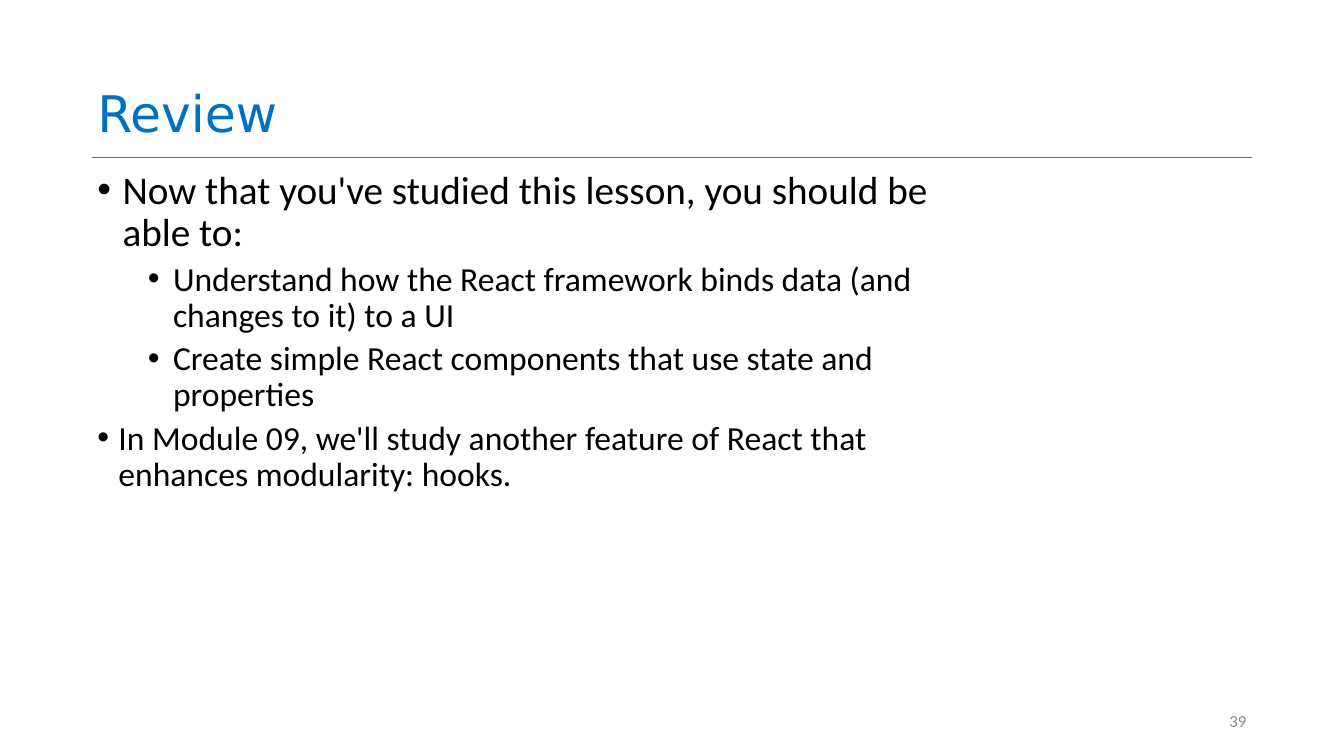
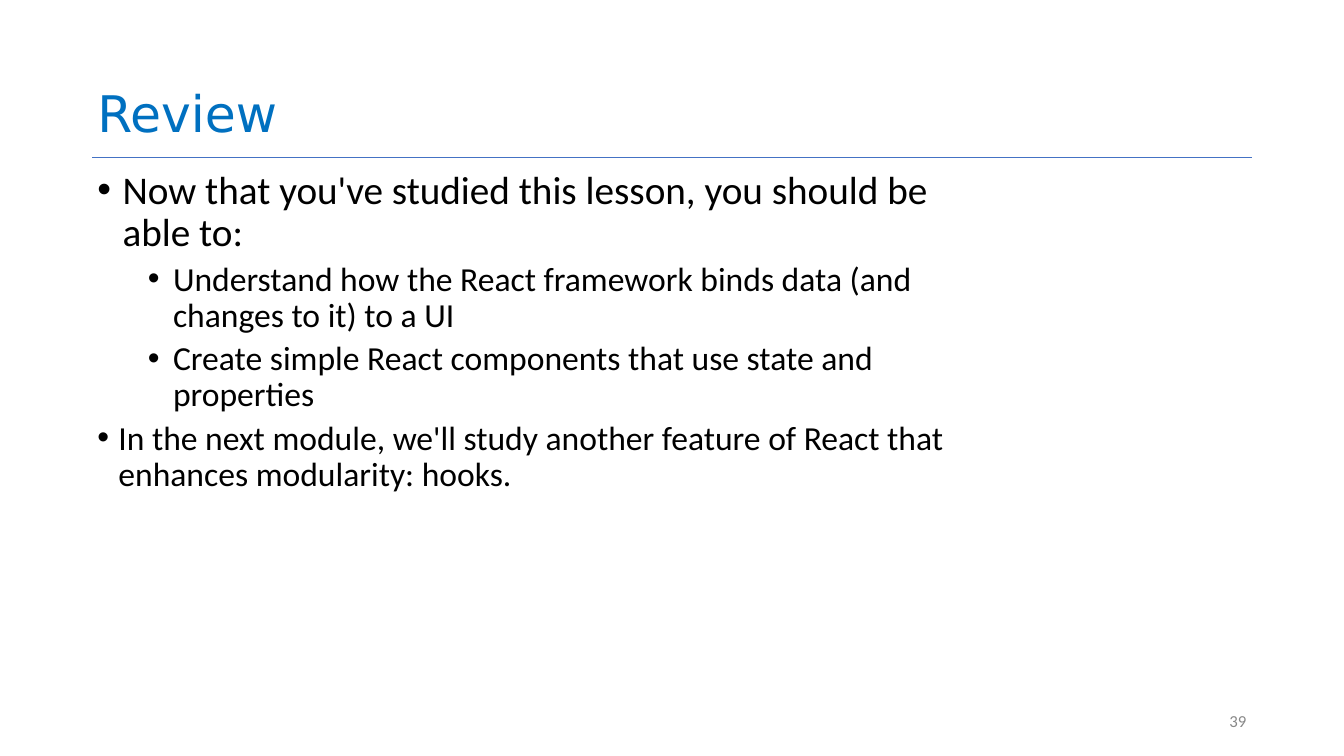
Before and after one commit to neu-se/CS4530-Spring-2026, a slide deck: slide 39 of Slides/Module 05 React Basics.pptx. Drawn at 1344x756 pixels with LibreOffice and Linux fonts; fonts in the diff are those of the drawing. Boxes give left, top, right and bottom in pixels: in the first picture for what was removed or moved away, otherwise in the second. Text is boxed around its words. In the diff, an @@ line names an element or a change of style, - is before the commit and + after.

Commit message:
removed reference to Module 9, other small tweaks

```diff
--- a/Slides/Module 05 React Basics.pptx
+++ b/Slides/Module 05 React Basics.pptx
@@ text at [118, 426, 943, 492]: text changed @@
-• In Module 09, we'll study another feature of React that enhances modularity: hooks.
+• In the next module, we'll study another feature of React that enhances modularity: hooks.
```
Also in this commit, not shown: 1 other file.
